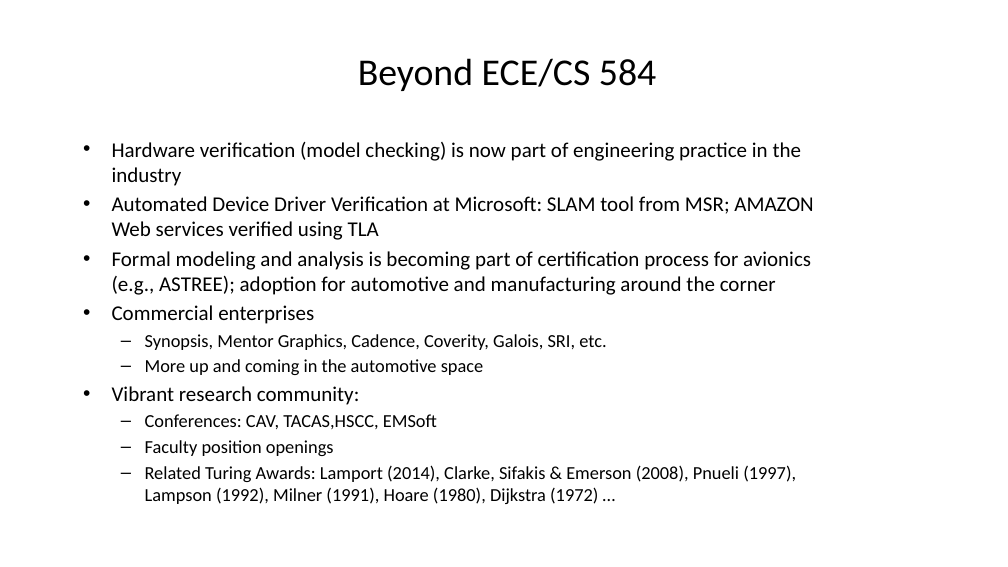
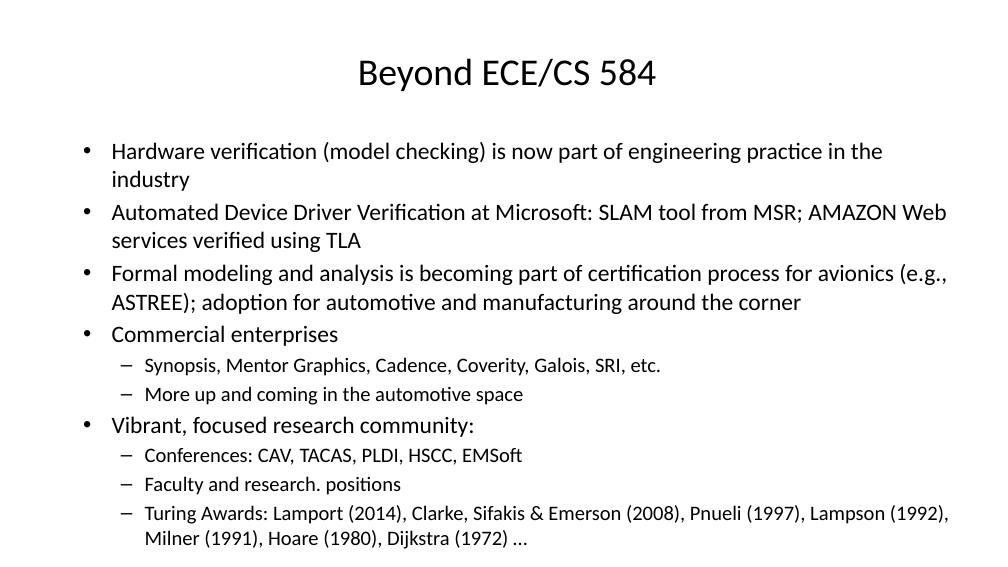
Before and after one commit to sayanmitracode/cpsbooksite, a slide deck: slide 15 of Slides/Introduction-cps.pptx (slide 17 before the commit). Drawn at 1008x567 pixels with LibreOffice and Linux fonts; fonts in the diff are those of the drawing. Boxes give left, top, right and bottom in pixels: in the first picture for what was removed or moved away, otherwise in the second. Text is boxed around its words. In the diff, an @@ line names an element or a change of style, - is before the commit and + after.

```diff
--- a/Slides/Introduction-cps.pptx
+++ b/Slides/Introduction-cps.pptx
@@ text at [112,142,947,405]: size 20 to 22.4 pt in "Hardware verification (model checking) is now part ...", "Automated Device Driver Verification at Microsoft: SLAM ...", "Formal modeling and analysis is becoming part ...", "Commercial enterprises"; size 17.5 to 19.6 pt in "Synopsis, Mentor Graphics, Cadence, Coverity, Galois, SRI, ...", "More up and coming in the automotive ..." @@
@@ text at [112,416,949,549]: text changed; size 17.5 to 19.6 pt @@
-• Vibrant research community:
-  – Conferences: CAV, TACAS,HSCC, EMSoft
-  – Faculty position openings
-  – Related Turing Awards: Lamport (2014), Clarke, Sifakis & Emerson (2008), Pnueli (1997), Lampson (1992), Milner (1991), Hoare (1980), Dijkstra (1972) …
+• Vibrant, focused research community:
+  – Conferences: CAV, TACAS, PLDI, HSCC, EMSoft
+  – Faculty and research. positions
+  – Turing Awards: Lamport (2014), Clarke, Sifakis & Emerson (2008), Pnueli (1997), Lampson (1992), Milner (1991), Hoare (1980), Dijkstra (1972) …
```
Also in this commit, not shown: 8 other slides changed, 4 slides added, 2 slides removed.
